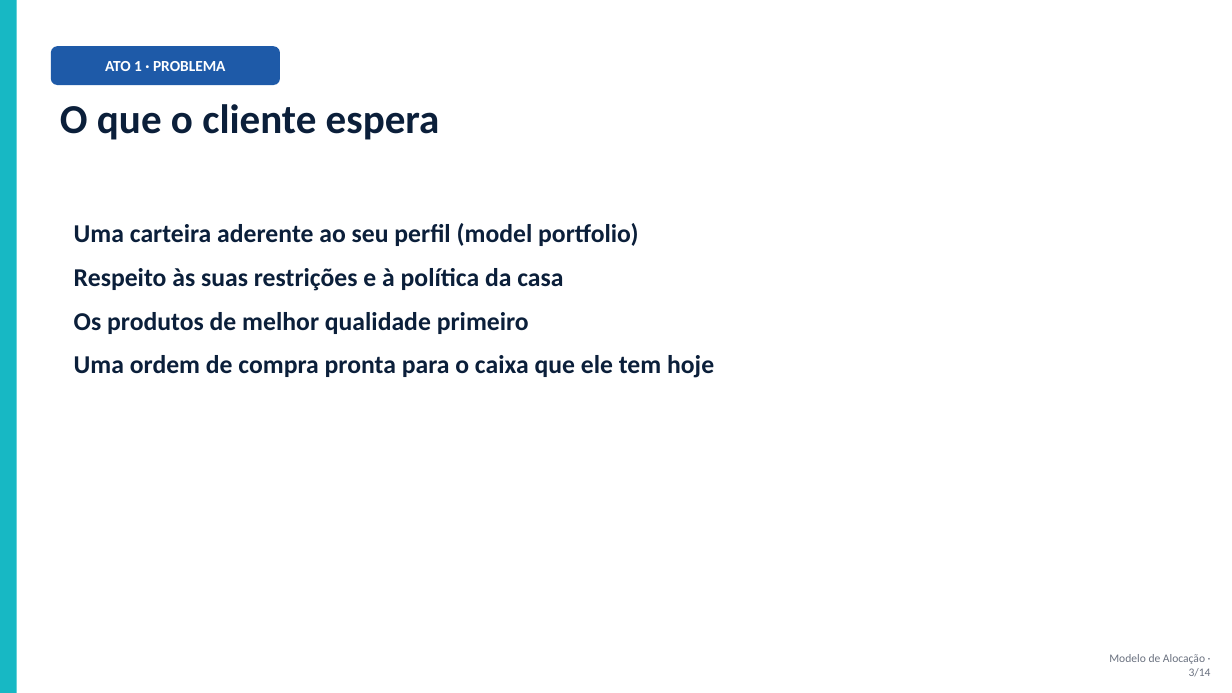
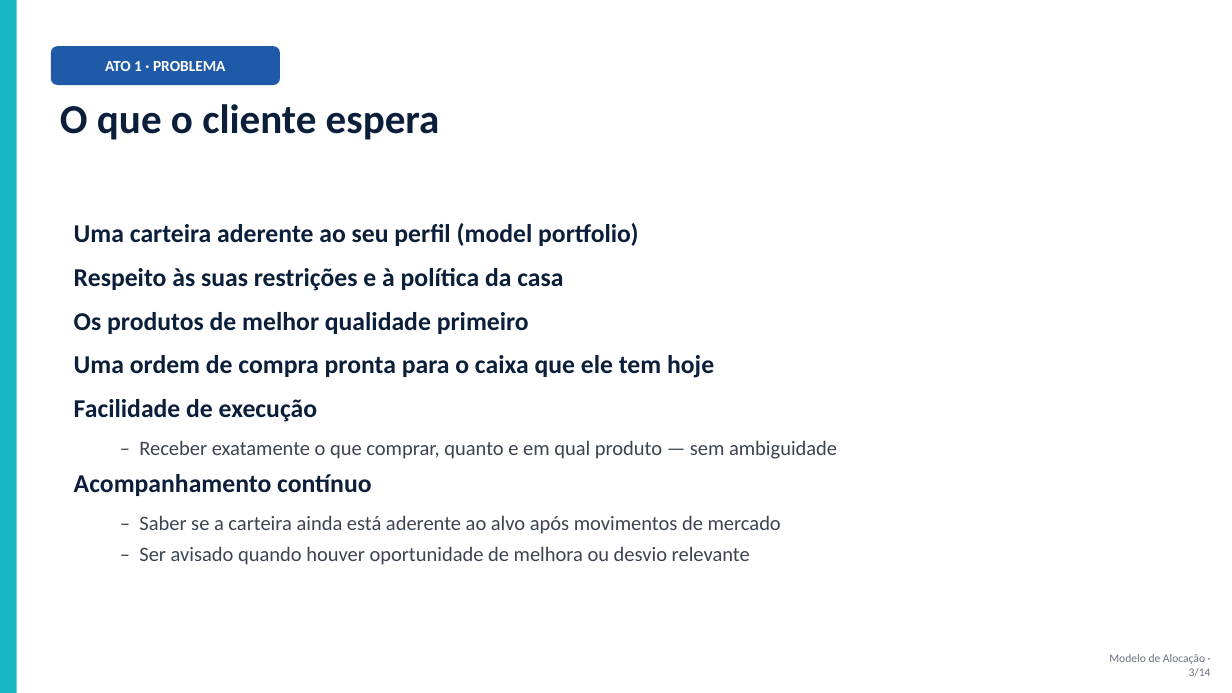
Before and after one commit to AntonyoGGiannini/options, a slide deck: slide 3 of Modelo_de_Alocacao.pptx. Drawn at 1232x693 pixels with LibreOffice and Linux fonts; fonts in the diff are those of the drawing. Boxes give left, top, right and bottom in pixels: in the first picture for what was removed or moved away, otherwise in the second. Text is boxed around its words. In the diff, an @@ line names an element or a change of style, - is before the commit and + after.

```diff
--- a/Modelo_de_Alocacao.pptx
+++ b/Modelo_de_Alocacao.pptx
@@ text at <box>74,399,837,565</box>: paragraphs added @@
+Facilidade de execução
+  – Receber exatamente o que comprar, quanto e em qual produto — sem ambiguidade
+Acompanhamento contínuo
+  – Saber se a carteira ainda está aderente ao alvo após movimentos de mercado
+  – Ser avisado quando houver oportunidade de melhora ou desvio relevante
```
Also in this commit, not shown: 1 other slide changed, 1 slide added, 1 slide removed, 1 other file.
